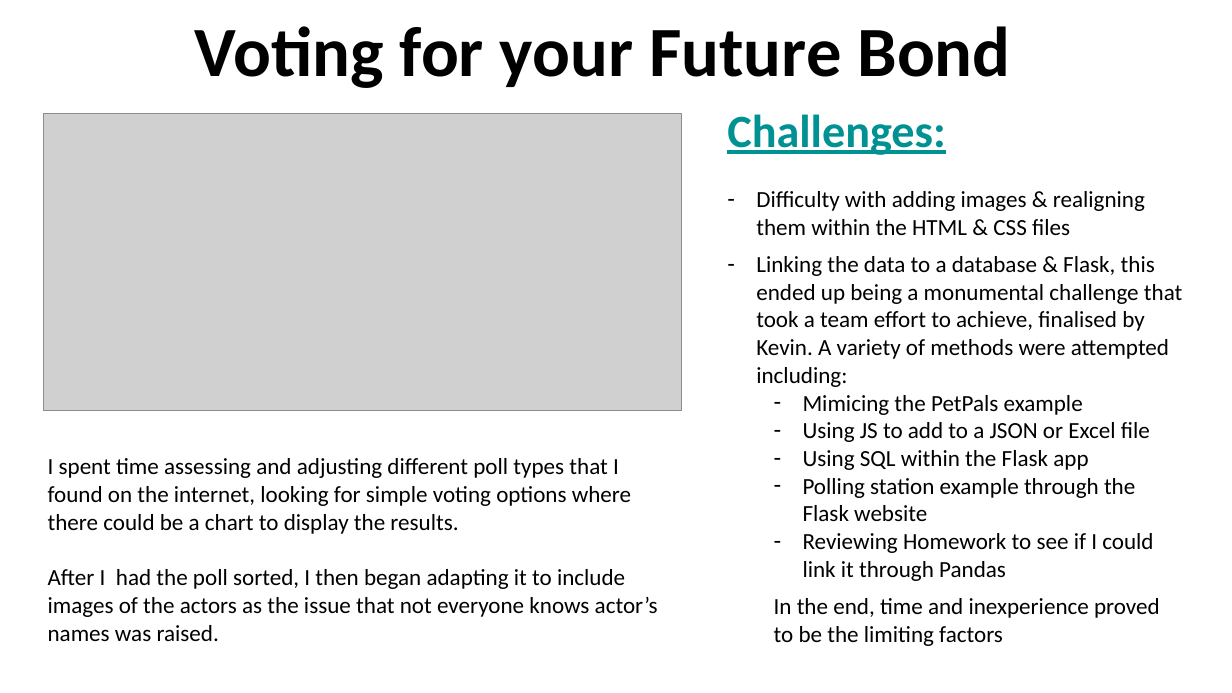
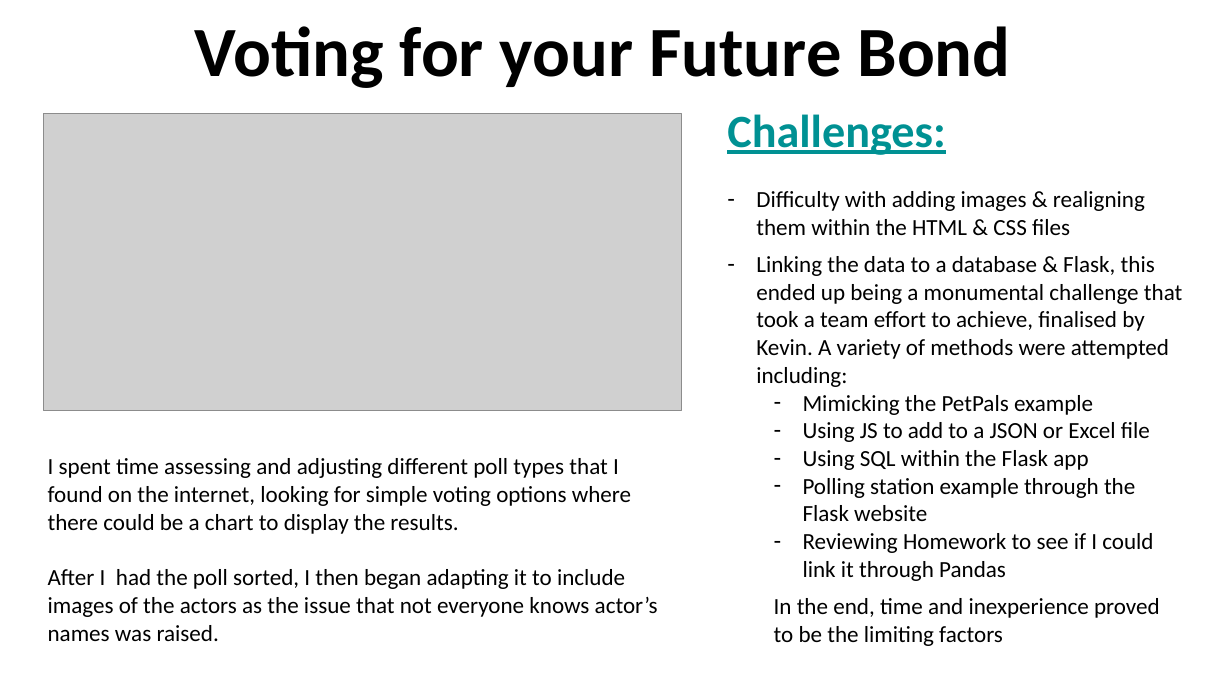
Before and after one commit to KatherineH-cls/Project-3, a slide deck: slide 11 of presentations/kh_mb_cm_presentation .pptx. Drawn at 1232x693 pixels with LibreOffice and Linux fonts; fonts in the diff are those of the drawing; grey boxes stand for pictures. Boxes give left, top, right and bottom in pixels: in the first picture for what was removed or moved away, otherwise in the second. Text is boxed around its words. In the diff, an @@ line names an element or a change of style, - is before the commit and + after.

```diff
--- a/presentations/kh_mb_cm_presentation .pptx
+++ b/presentations/kh_mb_cm_presentation .pptx
@@ text at <box>803,395,1093,415</box>: text changed @@
-  – Mimicing the PetPals example
+  – Mimicking the PetPals example
```
Also in this commit, not shown: 2 other slides changed.
